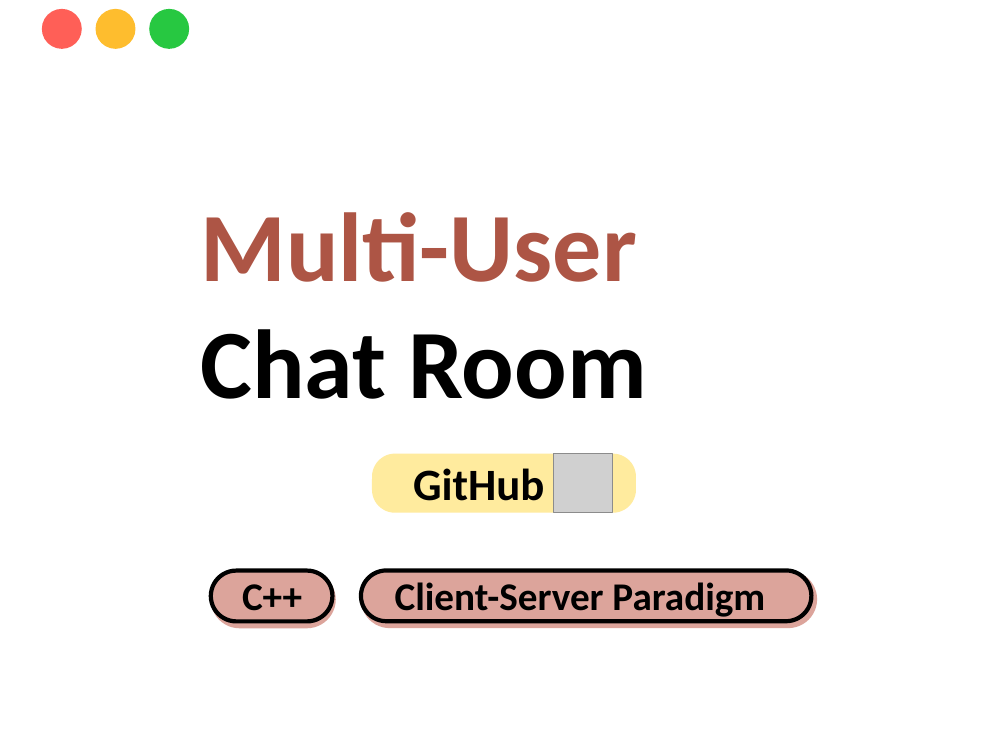
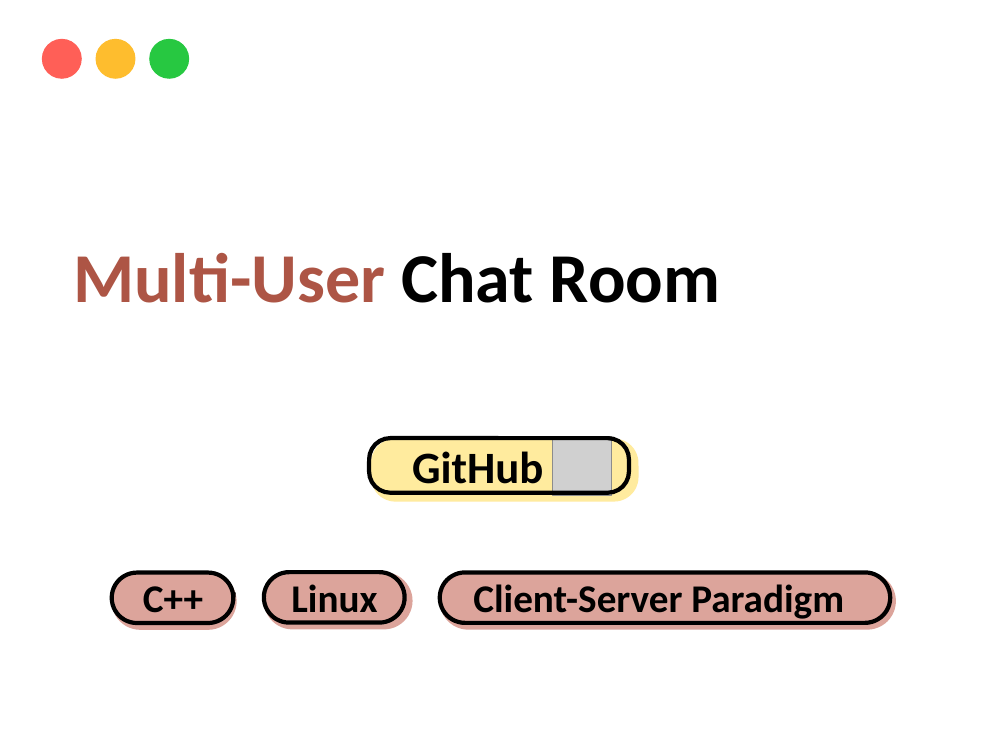
Before and after one commit to yinhsuan/portfolio, a slide deck: slide 6 of project image.pptx (slide 7 before the commit). Drawn at 1008x756 pixels with LibreOffice and Linux fonts; fonts in the diff are those of the drawing; grey boxes stand for pictures; background and template pictures are left out. Boxes give left, top, right and bottom in pixels: in the first picture for what was removed or moved away, otherwise in the second. Text is boxed around its words. In the diff, an @@ line names an element or a change of style, - is before the commit and + after.

```diff
--- a/project image.pptx
+++ b/project image.pptx
@@ 3 ellipses: place and size @@
-3 ellipses at [41,9,190,49]
+3 ellipses at [41,39,190,80]
@@ text "Multi-User Chat Room": place and size @@
-text "Multi-User Chat Room" at [201,212,646,399]
+text "Multi-User Chat Room" at [73,253,720,303]
@@ text "Multi-User Chat Room" at [73,253,720,303]: size 70 to 50 pt @@
@@ rounded rectangle added at [369,438,629,493], outline #000000 3 pt @@
@@ rounded rectangle: place and size @@
-rounded rectangle at [372,454,636,513]
+rounded rectangle at [371,438,638,502]
@@ text "GitHub" rewrapped from [413,468,544,501] to [412,451,543,495] @@
@@ picture: place and size @@
-picture at [553,454,613,513]
+picture at [552,436,612,496]
@@ text "C++": place and size @@
-text "C++" at [242,584,302,620]
+text "C++" at [143,586,203,622]
@@ text "Client-Server Paradigm": place and size @@
-text "Client-Server Paradigm" at [395,582,765,620]
+text "Client-Server Paradigm" at [473,584,844,622]
@@ rounded rectangle: place and size @@
-rounded rectangle at [211,571,336,628]
+rounded rectangle at [112,573,237,630]
@@ rounded rectangle: place and size @@
-rounded rectangle at [211,571,333,621]
+rounded rectangle at [112,573,234,623]
@@ rounded rectangle added at [264,573,413,630], fill #DCA49B @@
@@ rounded rectangle added at [264,573,405,623], outline #000000 3 pt @@
@@ text added at [291,584,377,623], 28 pt, text #000000, bold @@
+Linux
@@ rounded rectangle: place and size @@
-rounded rectangle at [361,571,817,628]
+rounded rectangle at [439,573,896,630]
@@ rounded rectangle: place and size @@
-rounded rectangle at [361,571,811,621]
+rounded rectangle at [439,573,890,623]
```
Also in this commit, not shown: 3 other slides changed, 2 slides added, 2 slides removed, 13 other files.
